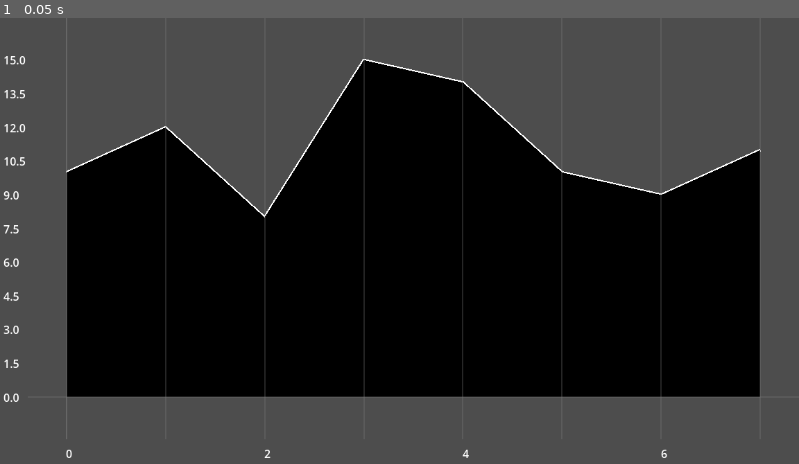
Above: before the commit, frame 1.
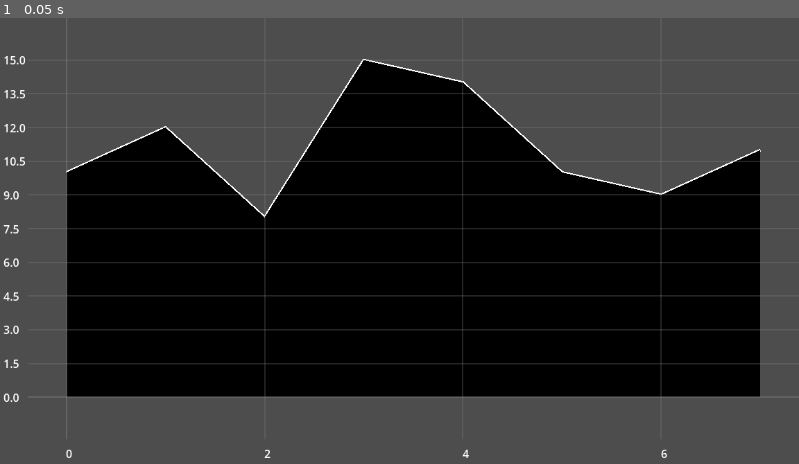
Above: after the commit, the same moment.

Repository: Carth501/math-balance
Game: Godot game, scene res://chartr/example/chartr_example.tscn
Two runs of this game, one before a commit and one after it. Both use one fixed random seed, a clock stepped at 60 frames per second and the inputs below. The project has no main scene, so this scene is started directly.
Inputs:
- Up to frame 1 (0.05 s): no input

The runs differ from the first frame. In frame 1, 1.6% of the frame differs, in the area x 8-96%, y 9-85%.

Commit message:
Update x-axis label settings and refactor label storage to use dictionaries

Diff:
--- a/chartr/example/chartr_example.gd
+++ b/chartr/example/chartr_example.gd
@@ -5,7 +5,8 @@
 func _ready() -> void:
 	var settings: ChartrSettings = ChartrSettings.new();
 	settings.zero_origin = true;
-	settings.x_axis_labels = [0, 2, 4, 6];
+	settings.auto_x_axis_labels = false;
+	settings.x_axis_labels = [0, 2, 4, 6, 8];
 	settings.auto_y_axis_labels = true;
 	chart.bind_settings(settings);
 	chart.display(
--- a/chartr/scripts/chartr.gd
+++ b/chartr/scripts/chartr.gd
@@ -5,8 +5,8 @@
 var draw_queued: bool = false;
 var chart_area_top_left: Vector2 = Vector2.ZERO;
 var chart_area_bottom_right: Vector2 = Vector2.ZERO;
-var x_axis_labels_nodes: Array = [];
-var y_axis_labels_nodes: Array = [];
+var x_axis_labels_nodes: Dictionary = {};
+var y_axis_labels_nodes: Dictionary = {};
 var y_max_and_min: Dictionary;
 var x_max_and_min: Dictionary;
 
@@ -33,11 +33,11 @@
 	if settings.margins:
 		chart_area_top_left = Vector2(40, 0);
 		chart_area_bottom_right = Vector2(size.x, size.y - 40);
-		var x_axis_label_values: Array = settings.x_axis_labels;
+		var x_axis_label_values = settings.x_axis_labels;
 		if settings.auto_x_axis_labels:
 			x_axis_label_values = calculate_axis_labels(x_max_and_min);
 		generate_axis_labels(x_axis_label_values, x_max_and_min, true);
-		var y_axis_label_values: Array = settings.y_axis_labels;
+		var y_axis_label_values = settings.y_axis_labels;
 		if settings.auto_y_axis_labels:
 			y_axis_label_values = calculate_axis_labels(y_max_and_min);
 		generate_axis_labels(y_axis_label_values, y_max_and_min, false);
@@ -83,10 +83,10 @@
 		add_child(label);
 		label.text = str(value);
 		if is_x_axis:
-			x_axis_labels_nodes.append(label);
+			x_axis_labels_nodes[value] = label;
 			label.position = calculate_axis_label_position(value, true) - label.size / 2;
 		else:
-			y_axis_labels_nodes.append(label);
+			y_axis_labels_nodes[value] = label;
 			label.position = calculate_axis_label_position(value, false) - label.size / 2;
 
 func calculate_axis_label_position(value: float, is_x_axis: bool) -> Vector2:
@@ -144,8 +144,14 @@
 		shading_points.append(Vector2(scaled_points[0].x, origin_y));
 		draw_colored_polygon(shading_points, settings.shading_color, [], null);
 	if settings.grid_lines:
-		for point in scaled_points:
-			draw_line(Vector2(point.x, 0), Vector2(point.x, chart_area_bottom_right.y), Color(0.5, 0.5, 0.5, 0.3), 2);
+		for value in x_axis_labels_nodes.keys():
+			var scaled_x_value = (value - x_max_and_min["min"]) / (x_max_and_min["max"] - x_max_and_min["min"]);
+			var horizontal_postion = get_x(scaled_x_value);
+			draw_line(Vector2(horizontal_postion, chart_area_top_left.y), Vector2(horizontal_postion, chart_area_bottom_right.y), Color(0.5, 0.5, 0.5, 0.3), 2);
+		for value in y_axis_labels_nodes.keys():
+			var scaled_y_value = (value - y_max_and_min["min"]) / (y_max_and_min["max"] - y_max_and_min["min"]);
+			var vertical_position = get_y(scaled_y_value);
+			draw_line(Vector2(chart_area_top_left.x, vertical_position), Vector2(chart_area_bottom_right.x, vertical_position), Color(0.5, 0.5, 0.5, 0.3), 2);
 		if y_max_and_min["max"] >= 0 and y_max_and_min["min"] <= 0 or settings.zero_origin:
 			var zero_y: float = get_y(0);
 			draw_line(Vector2(chart_area_top_left.x, zero_y), Vector2(chart_area_bottom_right.x, zero_y), Color(0.5, 0.5, 0.5, 0.3), 2);
